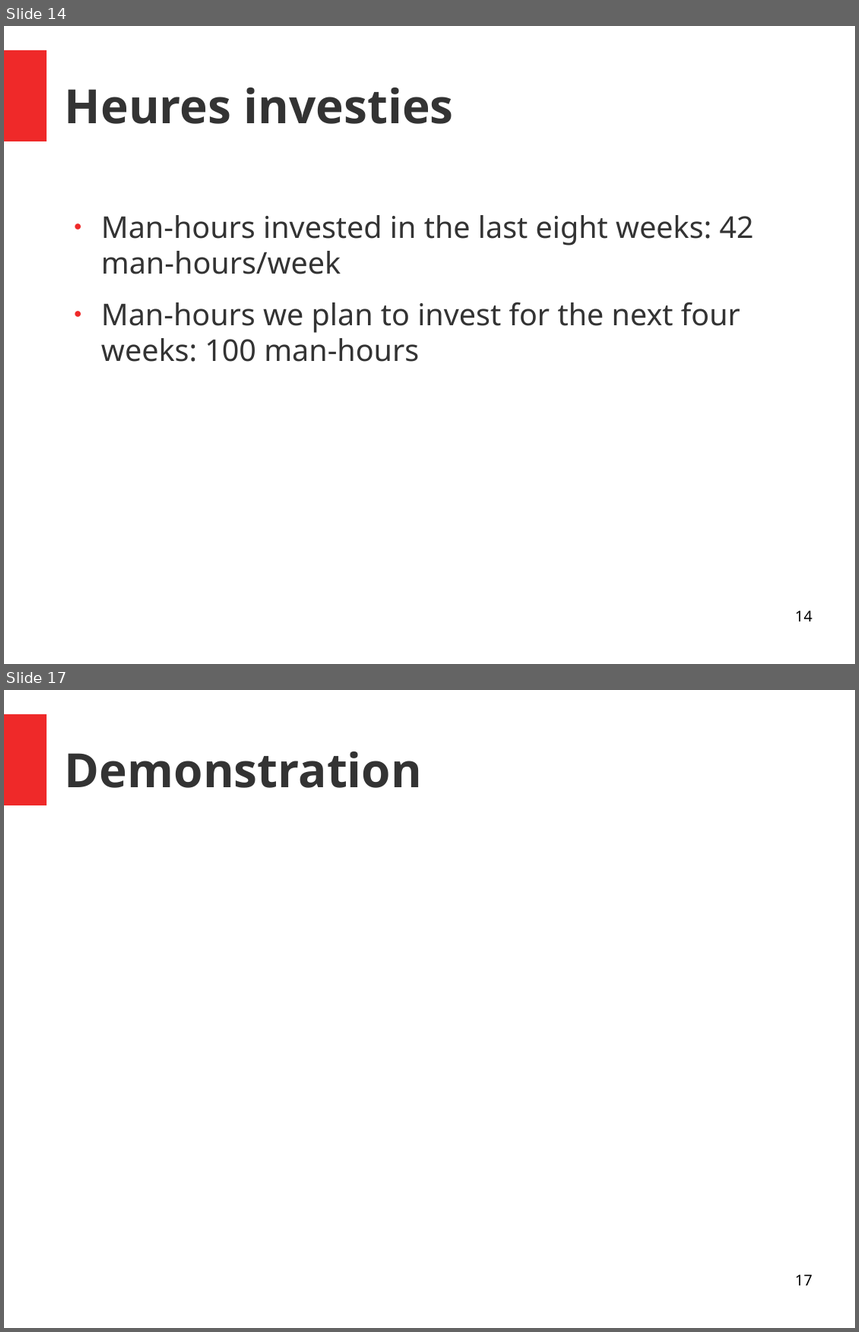
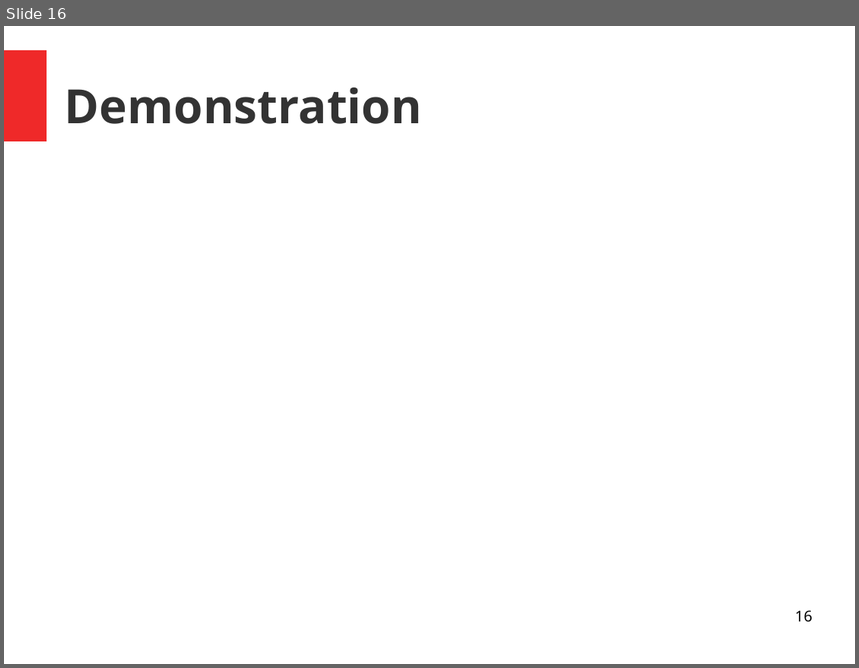
Before and after one commit to unige-pinfo-2019/PInfo3, a slide deck: Docs/Presentations/pres2.odp. Shown one above the other, each under a label of ours: slides 14 and 17 before the commit, slide 16 after it; the slides between them are not shown. The pictures are 859x1332 and 859x668 pixels, drawn with LibreOffice and Linux fonts; fonts in the diff are those of the drawing. Boxes give left, top, right and bottom in pixels: in the first picture for what was removed or moved away, otherwise in the second. Text is boxed around its words. In the diff, an @@ line names an element or a change of style, - is before the commit and + after.

```diff
--- a/Docs/Presentations/pres2.odp
+++ b/Docs/Presentations/pres2.odp
@@ slide 14 removed at (4,26,855,664), background #FFFFFF; not listed: 1 template element that a slide beside it also shows @@
@@ title removed at (65,88,454,124) @@
-Heures investies
@@ text removed at (101,215,754,362) @@
-● Man-hours invested in the last eight weeks: 42 man-hours/week
-● Man-hours we plan to invest for the next four weeks: 100 man-hours
@@ page number removed at (795,610,813,622) @@
-14
@@ what was slide 17 is now slide 16 @@
@@ page number at (795,610,813,623): text changed @@
-17
+16
```
Also in this commit, not shown: 5 slides changed, 7 slides added, 6 other slides removed, 3 other files.
